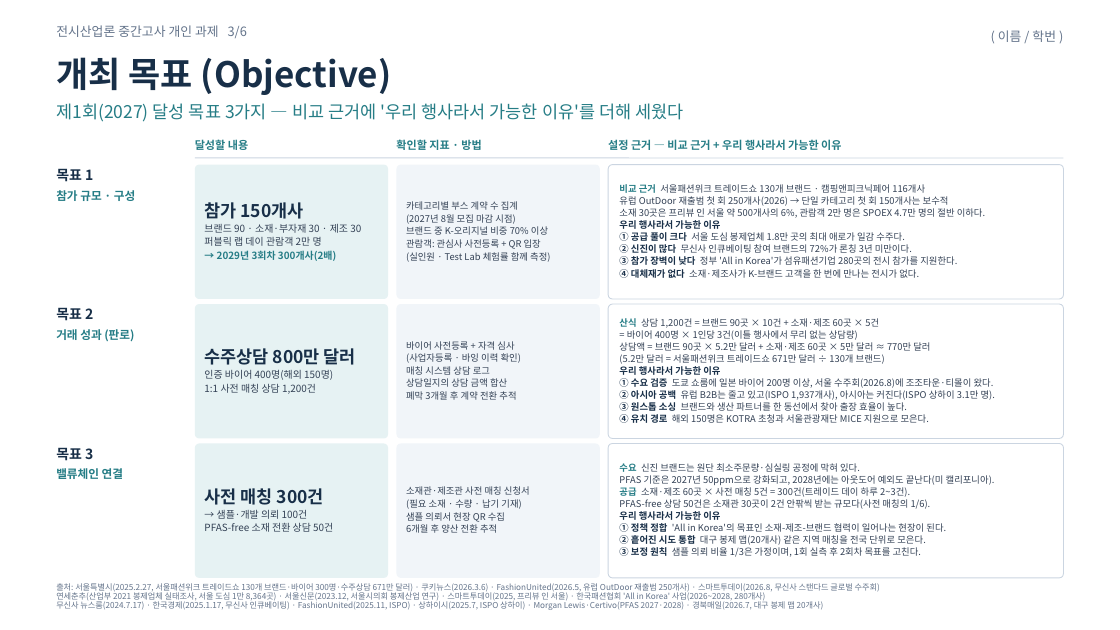
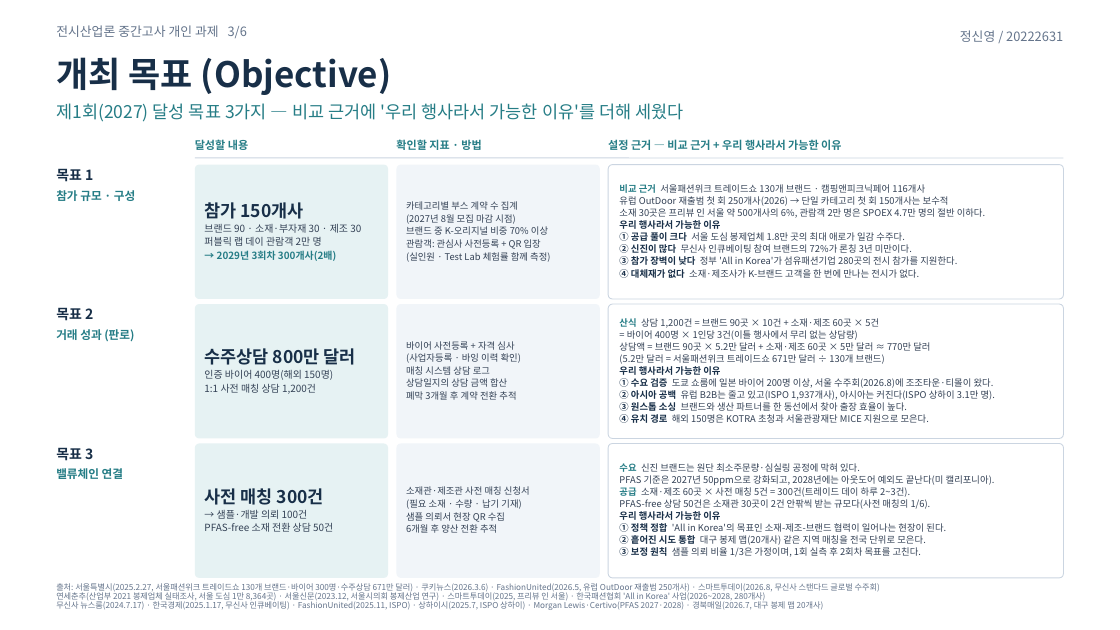
Before and after one commit to id01099050593-commits/exihi_indus, a slide deck: slide 3 of GFF_SEOUL_2027_전시산업론_중간과제.pptx. Drawn at 1120x630 pixels with LibreOffice and Linux fonts; fonts in the diff are those of the drawing. Boxes give left, top, right and bottom in pixels: in the first picture for what was removed or moved away, otherwise in the second. Text is boxed around its words. In the diff, an @@ line names an element or a change of style, - is before the commit and + after.

```diff
--- a/GFF_SEOUL_2027_전시산업론_중간과제.pptx
+++ b/GFF_SEOUL_2027_전시산업론_중간과제.pptx
@@ text at (960, 30, 1063, 42): text changed @@
-( 이름 / 학번 )
+정신영 / 20222631
```
Also in this commit, not shown: 8 other slides changed, 7 other files.
